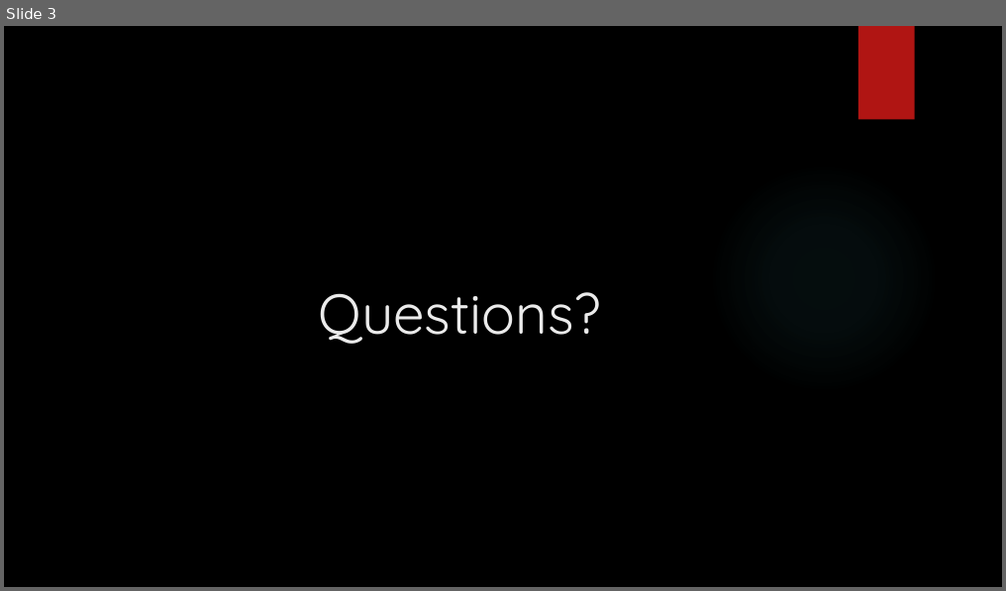
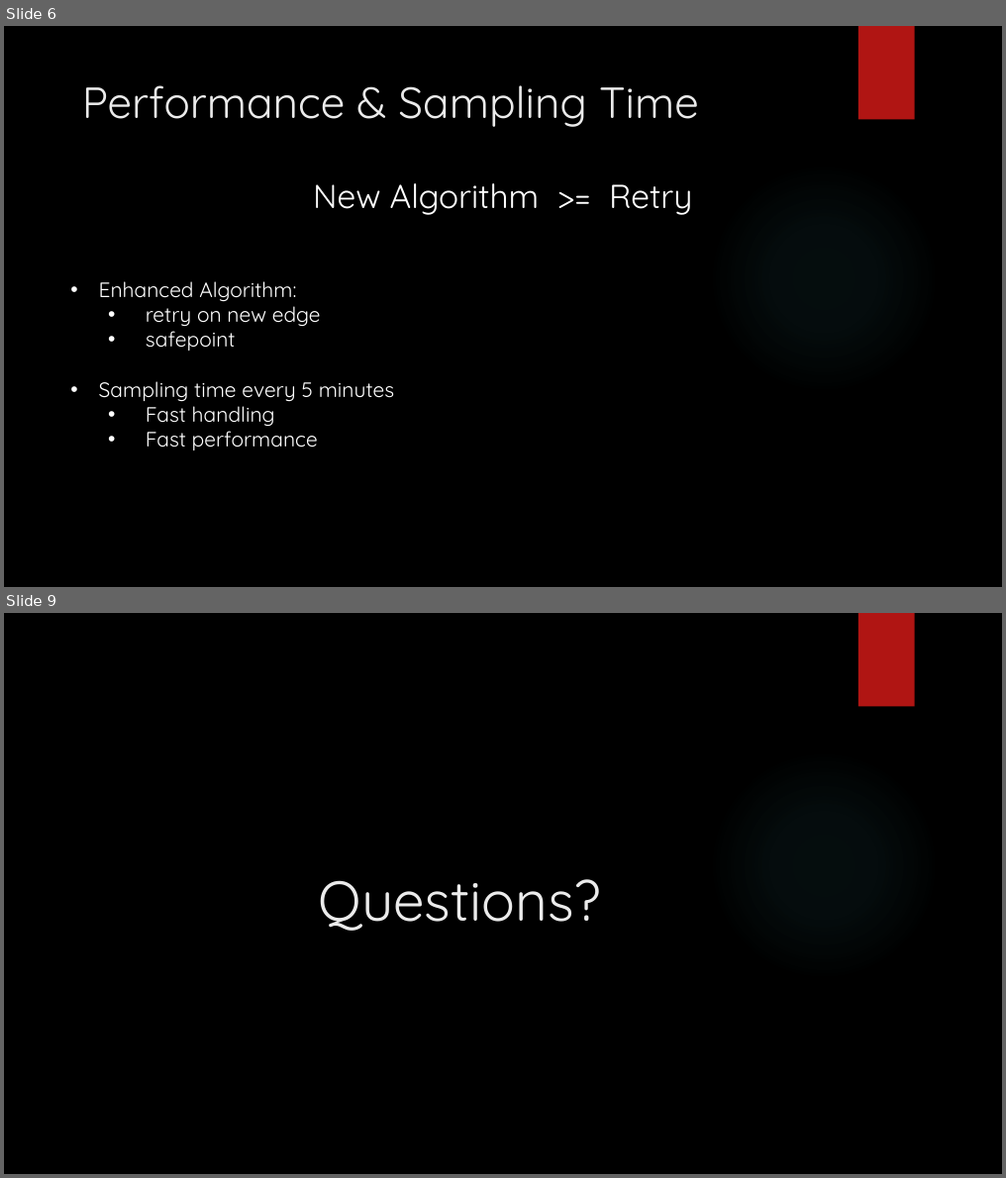
Before and after one commit to noccole/e-commerce, a slide deck: E-commerce_16_11_2016.pptx. Shown one above the other, each under a label of ours: slide 3 before the commit, slides 6 and 9 after it; the slides between them are not shown. The pictures are 1006x591 and 1006x1178 pixels, drawn with LibreOffice and Linux fonts; fonts in the diff are those of the drawing; background and template pictures are left out. Boxes give left, top, right and bottom in pixels: in the first picture for what was removed or moved away, otherwise in the second. Text is boxed around its words. In the diff, an @@ line names an element or a change of style, - is before the commit and + after.

```diff
--- a/E-commerce_16_11_2016.pptx
+++ b/E-commerce_16_11_2016.pptx
@@ slide 6 added at (x1=4, y1=26, x2=1002, y2=587), background picture (left out); not listed: 2 template elements that a slide beside it also shows @@
@@ title added at (x1=82, y1=85, x2=699, y2=127), 42 pt, text #EBEBEB @@
+Performance & Sampling Time
@@ text added at (x1=313, y1=183, x2=692, y2=215), 32 pt, text #FFFFFF @@
+New Algorithm >= Retry
@@ text added at (x1=99, y1=281, x2=394, y2=451), 20 pt, text #FFFFFF @@
+• Enhanced Algorithm:
+  • retry on new edge
+  • safepoint
+• Sampling time every 5 minutes
+  • Fast handling
+  • Fast performance
@@ what was slide 3 is now slide 9 @@
```
Also in this commit, not shown: 2 slides changed, 5 other slides added.
